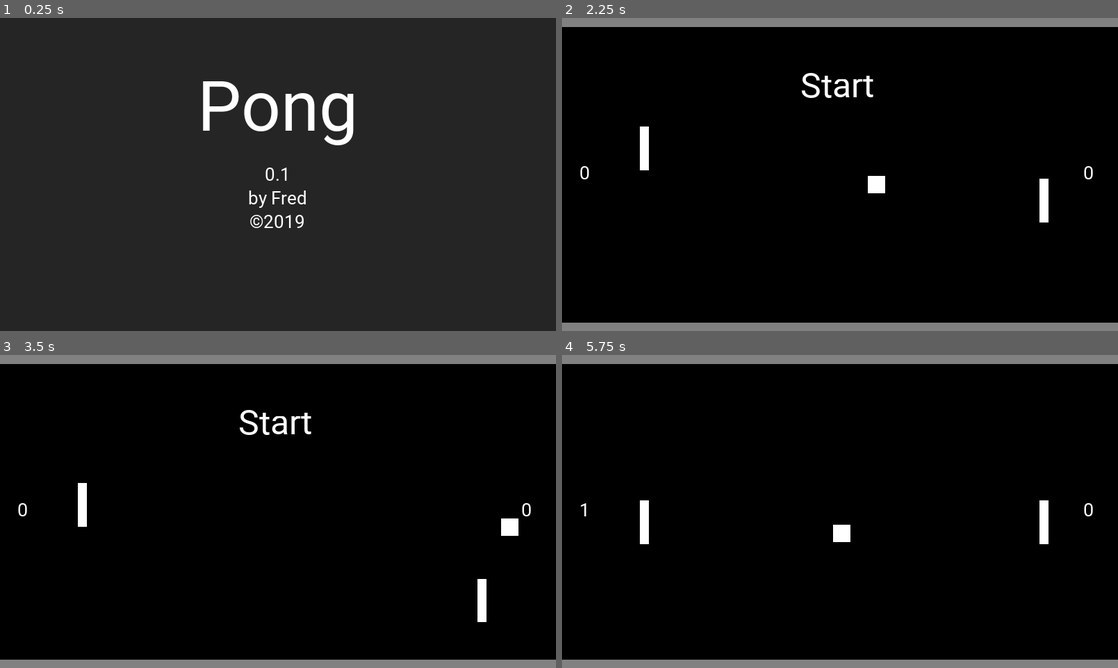
Above: before the commit, frames 1-4 (two rows, left to right).
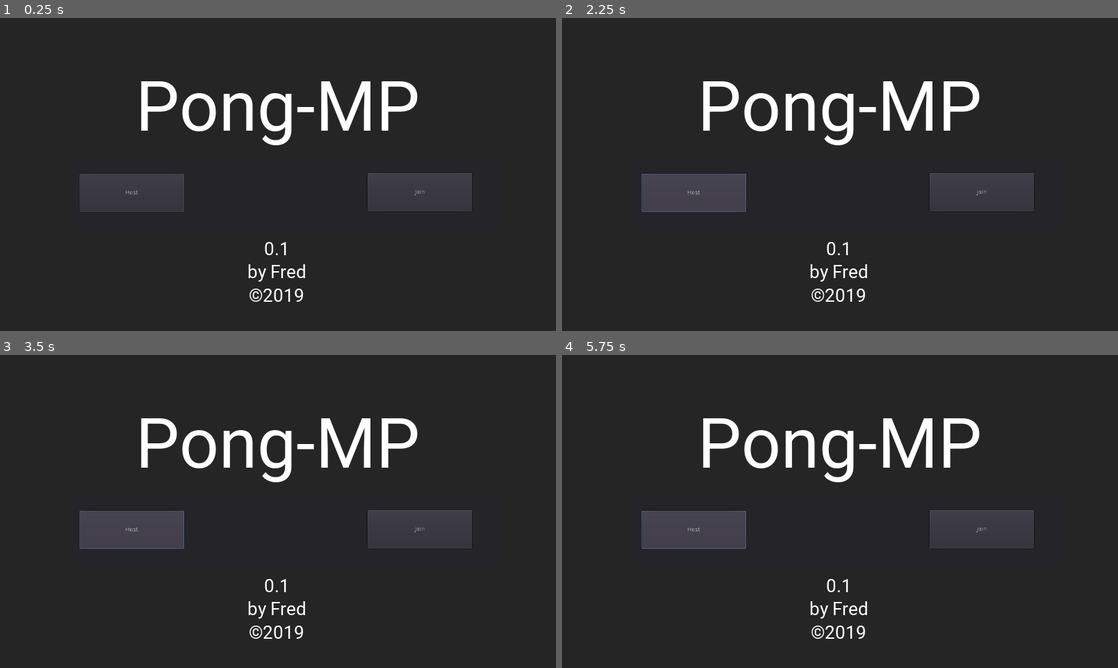
Above: after the commit, the same moments.

Repository: HerrX2000/pong-mp
Game: Godot game, scene res://scenes/root/boot.tscn
The game is run twice, just before and just after one commit, with the same random seed, the same clock (stepped at 60 frames per second) and the same inputs.
Inputs (mouse positions are in pixels of both pictures, inside the frame that each line leads up to):
- Up to frame 1 (0.25 s): no input
- Up to frame 2 (2.25 s): click (984, 193) at 0.5 s, where only the run after the commit has a clickable "Join"; click (695, 193) at 1.25 s, where only the run after the commit has a clickable "Host"; hold W (player1_up) from 2.03 s (still down); hold Down (player2_down) from 2.03 s (still down)
- Up to frame 3 (3.5 s): release W (player1_up) at 2.78 s; release Down (player2_down) at 2.78 s; hold S (player1_down) from 2.78 s (still down); tap Up (player2_up) at 2.85 s
- Up to frame 4 (5.75 s): release S (player1_down) at 3.53 s; hold Down (player2_down) 3.53-4.28 s; hold W (player1_up) 3.53-5.03 s; tap Up (player2_up) at 4.35 s; hold S (player1_down) from 5.03 s (still down); hold Down (player2_down) from 5.03 s (still down)

The runs differ from the first frame. In frame 1, 8.7% of the frame differs, in the area x 14-85%, y 20-91%; in frame 2, 100%; in frame 3, 100%; in frame 4, 100%, in the area x 0-100%, y 0-100%.

Commit message:
added connecting code

Diff:
--- a/scenes/main/main.gd
+++ b/scenes/main/main.gd
@@ -7,6 +7,7 @@
 
 # Called when the node enters the scene tree for the first time.
 func _ready():
+	pre_configure_game();
 	$goal_1.connect("body_entered", self, "on_body_entered", [2])
 	$goal_2.connect("body_entered", self, "on_body_entered", [1])
 	if GLOBAL.game_nmb!=0:
@@ -24,6 +25,25 @@
 func _process(delta):
 	pass
 
+remote func pre_configure_game():
+	var selfPeerID = get_tree().get_network_unique_id()
+
+	# Load my player
+	var my_player = preload("res://objects/player.tscn").instance()
+	player1.set_name(str(selfPeerID))
+	player1.set_network_master(selfPeerID) # Will be explained later
+	get_node("/root/world/players").add_child(my_player)
+
+	# Load other players
+	for p in player_info:
+		var player2 = preload("res://objects/player.tscn").instance()
+		player2.set_name(str(p))
+		player2.set_network_master(p) # Will be explained later
+		get_node("/root/world/players").add_child(player)
+
+	# Tell server (remember, server is always ID=1) that this peer is done pre-configuring.
+	rpc_id(1, "done_preconfiguring", selfPeerID)
+
 # Called every frame. 'delta' is the elapsed time since the previous frame.
 #func _process(delta):
 #	pass
--- a/scenes/root/boot.gd
+++ b/scenes/root/boot.gd
@@ -1,17 +1,108 @@
 extends Node2D
+const DEFAULT_PORT = 8910 # some random number, pick your port properly
 
-# Declare member variables here. Examples:
-# var a = 2
-# var b = "text"
+#### Network callbacks from SceneTree ####
 
-# Called when the node enters the scene tree for the first time.
-func _ready():
-	GLOBAL.load_scene("main")
-	var peer = NetworkedMultiplayerENet.new()
-	peer.create_server(123456, 2)
-	get_tree().set_network_peer(peer)
+# callback from SceneTree
+func _player_connected(_id):
+	#someone connected, start the game!
+	var pong = load("res://pong.tscn").instance()
+	pong.connect("game_finished", self, "_end_game", [], CONNECT_DEFERRED) # connect deferred so we can safely erase it from the callback
+
+	get_tree().get_root().add_child(pong)
+	hide()
+
+func _player_disconnected(_id):
+
+	if get_tree().is_network_server():
+		_end_game("Client disconnected")
+	else:
+		_end_game("Server disconnected")
+
+# callback from SceneTree, only for clients (not server)
+func _connected_ok():
+	# will not use this one
+	pass
+
+func _set_status(x,y):
+	pass
+
+# callback from SceneTree, only for clients (not server)
+func _connected_fail():
+
+	_set_status("Couldn't connect",false)
+
+	get_tree().set_network_peer(null) #remove peer
+
+	get_node("panel/join").set_disabled(false)
+	get_node("panel/host").set_disabled(false)
+
+func _server_disconnected():
+	_end_game("Server disconnected")
+
+##### Game creation functions ######
+
+func _end_game(with_error=""):
+	if has_node("/root/pong"):
+		#erase pong scene
+		get_node("/root/pong").free() # erase immediately, otherwise network might show errors (this is why we connected deferred above)
+		show()
+
+	get_tree().set_network_peer(null) #remove peer
+
+	get_node("panel/join").set_disabled(false)
+	get_node("panel/host").set_disabled(false)
+
+	_set_status(with_error, false)
+
+#func _set_status(text, isok):
+#	#simple way to show status
+#	if isok:
+#		get_node("panel/status_ok").set_text(text)
+#		get_node("panel/status_fail").set_text("")
+#	else:
+#		get_node("panel/status_ok").set_text("")
+#		get_node("panel/status_fail").set_text(text)
 
 
-# Called every frame. 'delta' is the elapsed time since the previous frame.
-#func _process(delta):
-#	pass
+
+
+
+
+
+func _on_Host_pressed():
+	var host = NetworkedMultiplayerENet.new()
+	host.set_compression_mode(NetworkedMultiplayerENet.COMPRESS_RANGE_CODER)
+	var err = host.create_server(DEFAULT_PORT, 1) # max: 1 peer, since it's a 2 players game
+	if err != OK:
+		#is another server running?
+		_set_status("Can't host, address in use.",false)
+		return
+
+	get_tree().set_network_peer(host)
+	get_node("Panel/Join").set_disabled(true)
+	get_node("Panel/Host").set_disabled(true)
+
+
+func _on_Join_pressed():
+	var ip = "192.168.178.20"
+	if not ip.is_valid_ip_address():
+		_set_status("IP address is invalid", false)
+		return
+
+	var host = NetworkedMultiplayerENet.new()
+	host.set_compression_mode(NetworkedMultiplayerENet.COMPRESS_RANGE_CODER)
+	host.create_client(ip, DEFAULT_PORT)
+	get_tree().set_network_peer(host)
+
+	_set_status("Connecting..", true)
+
+### INITIALIZER ####
+
+func _ready():
+	# connect all the callbacks related to networking
+	get_tree().connect("network_peer_connected", self, "_player_connected")
+	get_tree().connect("network_peer_disconnected", self, "_player_disconnected")
+	get_tree().connect("connected_to_server", self, "_connected_ok")
+	get_tree().connect("connection_failed", self, "_connected_fail")
+	get_tree().connect("server_disconnected", self, "_server_disconnected")
--- a/scenes/root/boot.tscn
+++ b/scenes/root/boot.tscn
@@ -18,6 +18,9 @@
 margin_right = 1280.0
 margin_bottom = 720.0
 color = Color( 0.148438, 0.148438, 0.148438, 1 )
+__meta__ = {
+"_edit_use_anchors_": false
+}
 
 [node name="Tween" type="Tween" parent="."]
 
@@ -27,17 +30,55 @@
 margin_right = 1277.0
 margin_bottom = 299.0
 custom_fonts/font = SubResource( 1 )
-text = "Pong"
+text = "Pong-MP"
 align = 1
+__meta__ = {
+"_edit_use_anchors_": false
+}
 
 [node name="Credits" type="Label" parent="."]
-margin_left = 2.0
-margin_top = 334.87
-margin_right = 1277.0
-margin_bottom = 523.87
+margin_top = 504.87
+margin_right = 1275.0
+margin_bottom = 713.87
 custom_fonts/font = SubResource( 2 )
 text = "0.1
 by Fred
 ©2019
 "
 align = 1
+__meta__ = {
+"_edit_use_anchors_": false
+}
+
+[node name="Panel" type="Panel" parent="."]
+margin_left = 153.0
+margin_top = 327.0
+margin_right = 1151.0
+margin_bottom = 490.0
+__meta__ = {
+"_edit_use_anchors_": false
+}
+
+[node name="Join" type="Button" parent="Panel"]
+margin_left = 693.0
+margin_top = 30.0
+margin_right = 934.0
+margin_bottom = 118.0
+rect_pivot_offset = Vector2( 176, 16 )
+text = "Join"
+__meta__ = {
+"_edit_use_anchors_": false
+}
+
+[node name="Host" type="Button" parent="Panel"]
+margin_left = 30.0
+margin_top = 31.0
+margin_right = 271.0
+margin_bottom = 119.0
+rect_pivot_offset = Vector2( 176, 16 )
+text = "Host"
+__meta__ = {
+"_edit_use_anchors_": false
+}
+[connection signal="pressed" from="Panel/Join" to="." method="_on_Join_pressed"]
+[connection signal="pressed" from="Panel/Host" to="." method="_on_Host_pressed"]
